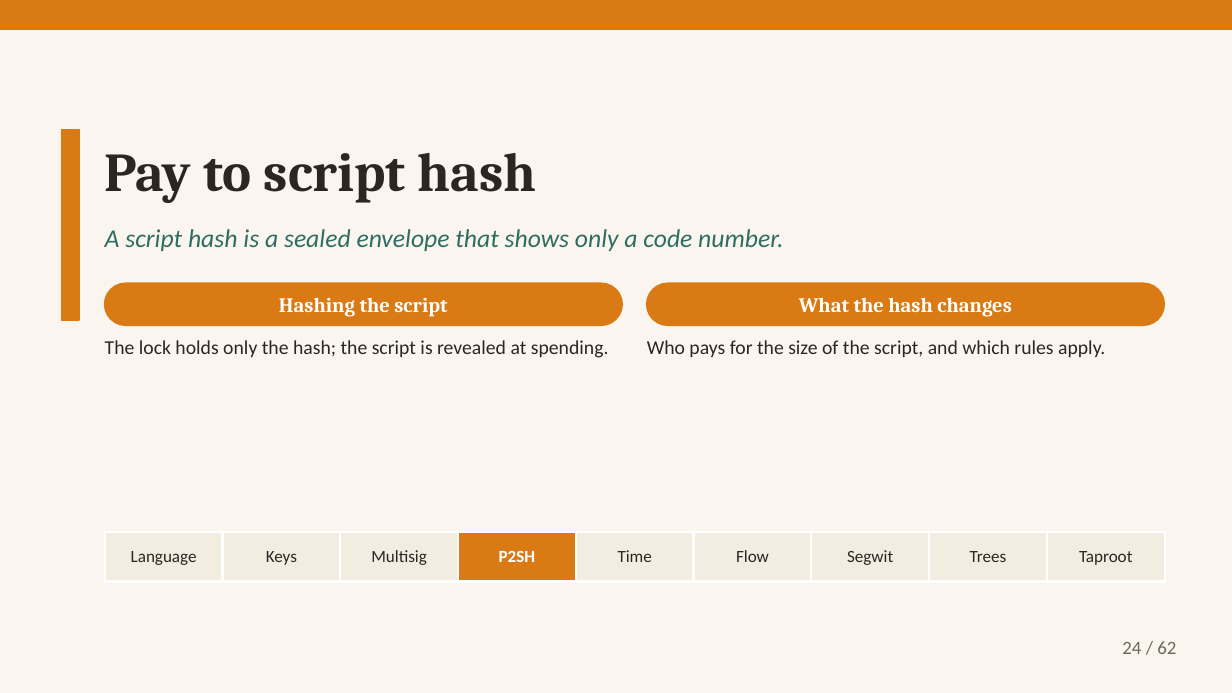
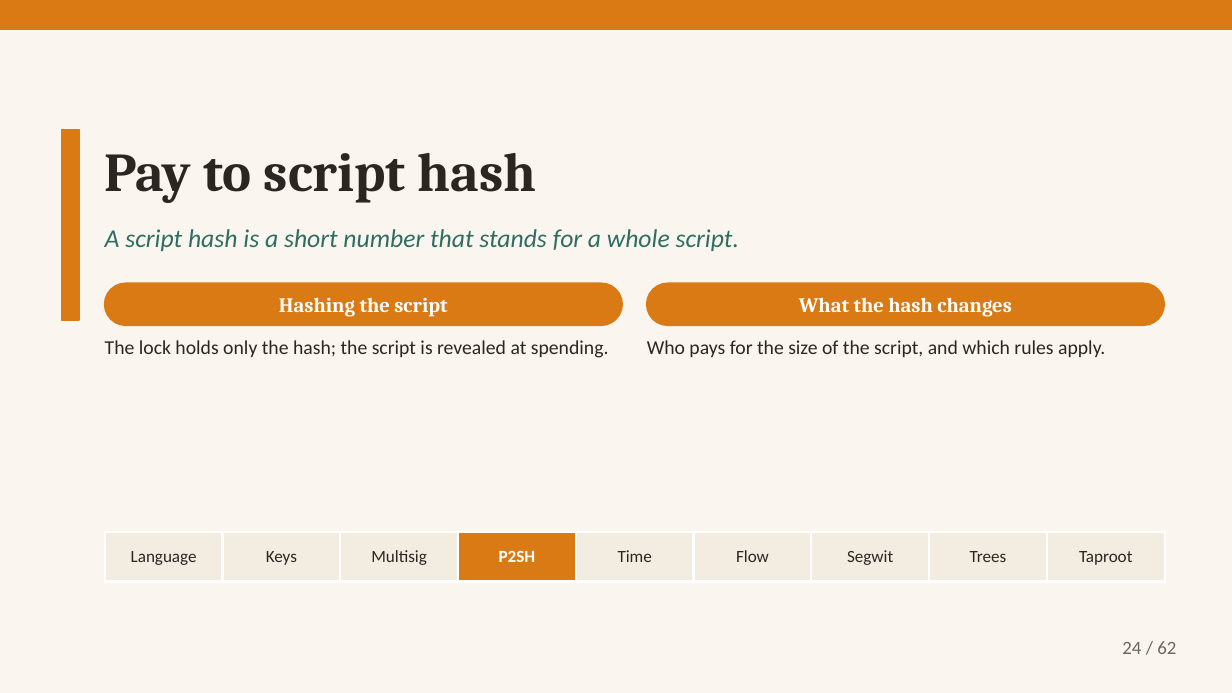
Before and after one commit to altunelyusuf/SEN0401, a slide deck: slide 24 of 03-materials/ch07/SEN0401_Ch07_AuthorizationAuthentication_3e_v2_6_0.pptx. Drawn at 1232x693 pixels with LibreOffice and Linux fonts; fonts in the diff are those of the drawing. Boxes give left, top, right and bottom in pixels: in the first picture for what was removed or moved away, otherwise in the second. Text is boxed around its words. In the diff, an @@ line names an element or a change of style, - is before the commit and + after.

```diff
--- a/03-materials/ch07/SEN0401_Ch07_AuthorizationAuthentication_3e_v2_6_0.pptx
+++ b/03-materials/ch07/SEN0401_Ch07_AuthorizationAuthentication_3e_v2_6_0.pptx
@@ text at (105, 229, 739, 251): text changed @@
-A script hash is a sealed envelope that shows only a code number.
+A script hash is a short number that stands for a whole script.
```
Also in this commit, not shown: 2 other slides changed, 3 other files.
